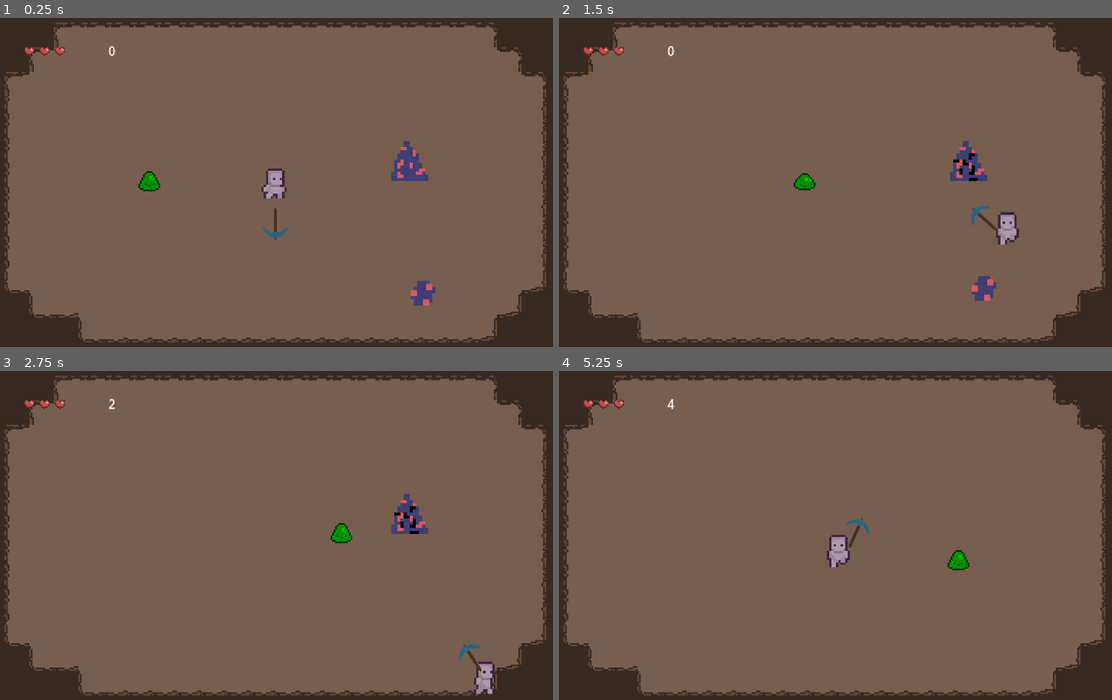
Above: before the commit, frames 1-4 (two rows, left to right).
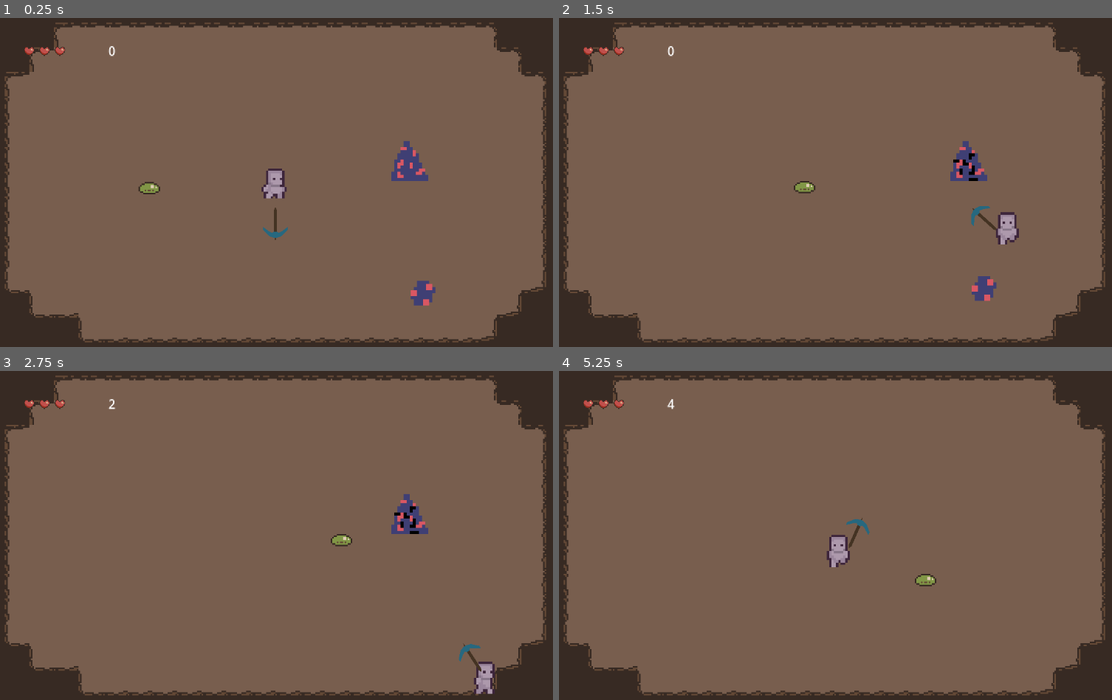
Above: after the commit, the same moments.

Repository: noahstelmak/dig-dig-down
Game: Godot game, scene res://floor_i.tscn
The game is run twice, just before and just after one commit, with the same random seed, the same clock (stepped at 60 frames per second) and the same inputs.
Inputs (mouse positions are in pixels of both pictures, inside the frame that each line leads up to):
- Up to frame 1 (0.25 s): no input
- Up to frame 2 (1.5 s): tap Enter (ui_accept) at 0.5, 0.77 s; move the mouse to (962, 166) at 0.52 s; hold D (right) 0.53-1.28 s; click (962, 166) at 0.6 s; move the mouse to (713, 198) at 1.27 s; hold S (down) from 1.28 s (still down); click (713, 198) at 1.35 s
- Up to frame 3 (2.75 s): tap Enter (ui_accept) at 1.52 s; move the mouse to (331, 463) at 2.02 s; release S (down) at 2.03 s; hold D (right) from 2.03 s (still down); click (331, 463) at 2.1 s
- Up to frame 4 (5.25 s): move the mouse to (802, 601) at 2.77 s; release D (right) at 2.78 s; hold W (up) 2.78-3.53 s; click (802, 601) at 2.85 s; tap Enter (ui_accept) at 3.02, 3.77, 4.52 s; move the mouse to (1012, 584) at 3.52 s; hold A (left) 3.53-5.03 s; click (1012, 584) at 3.6 s; move the mouse to (658, 486) at 4.27 s; click (658, 486) at 4.35 s; move the mouse to (863, 535) at 5.02 s; hold S (down) from 5.03 s (still down); click (863, 535) at 5.1 s

The runs differ from the first frame. In frame 1, 0.2% of the frame differs, in the area x 24-29%, y 46-54%; in frame 2, 0.2%; in frame 3, 0.2%; in frame 4, 0.3%, in the area x 64-75%, y 54-66%.

Commit message:
player takes damage now

Diff:
--- a/scenes/entities/enemies/enemy.gd
+++ b/scenes/entities/enemies/enemy.gd
@@ -15,12 +15,13 @@
 		return
 	invunabler = true
 
+	$AnimationPlayer.play("damage")
+
 	var knockback_direction = font_of_damage_position.direction_to(global_position)
 	knockback = knockback_direction * knockback_power
 
 	current_health -= damage
 	current_health = clamp(current_health, 0.0, max_health)
-	print(current_health)
 
 	if current_health <= 0.0:
 		imdying.emit()
--- a/scenes/entities/enemies/slaymie/slaymie.gd
+++ b/scenes/entities/enemies/slaymie/slaymie.gd
@@ -14,7 +14,6 @@
 
 
 func _physics_process(delta: float) -> void:
-
 	if isDying:
 		if $AnimatedSprite2D.is_playing():
 			return;
@@ -24,15 +23,15 @@
 			return
 
 	if target:
-		modulate = "#fb0000"
 		targetCooldown -= delta
-		$AnimatedSprite2D.play("Jump")
 		if targetCooldown <= 0:
 			nav.target_position = target.global_position
 			targetCooldown = targetRefresh
+
+	if velocity:
+		$AnimatedSprite2D.play("Jump")
 	else:
 		$AnimatedSprite2D.play("Idle")
-		modulate = "#00fb00"
 
 	var dir = Vector2.ZERO;
 
@@ -47,15 +46,18 @@
 
 	move_and_slide()
 
+
 func _on_area_2d_body_entered(body: Node2D) -> void:
 	if body is Player:
 		targetCooldown = 0
 		target = body
 
+
 func _on_area_2d_body_exited(body: Node2D) -> void:
 	if body is Player:
 		target = null
 
+
 func _on_imdying():
 	$AnimatedSprite2D.play("Die");
 	isDying = true;
--- a/scenes/entities/enemies/slaymie/slaymie.tscn
+++ b/scenes/entities/enemies/slaymie/slaymie.tscn
@@ -1,7 +1,13 @@
-[gd_scene load_steps=16 format=3 uid="uid://5eh1gjfjv5iy"]
+[gd_scene load_steps=21 format=3 uid="uid://5eh1gjfjv5iy"]
 
+[ext_resource type="Shader" path="res://scripts/utils/flash.gdshader" id="1_btvpw"]
 [ext_resource type="Script" path="res://scenes/entities/enemies/slaymie/slaymie.gd" id="1_rxi8c"]
 [ext_resource type="Texture2D" uid="uid://do3py3ni52yps" path="res://assets/DwarvenDelve/Characters/Enemies/SlimeSheet.png" id="2_h48ov"]
+
+[sub_resource type="ShaderMaterial" id="ShaderMaterial_ksceq"]
+shader = ExtResource("1_btvpw")
+shader_parameter/flash_color = Color(1, 0, 0, 1)
+shader_parameter/flash_value = 0.0
 
 [sub_resource type="AtlasTexture" id="AtlasTexture_tjrhy"]
 atlas = ExtResource("2_h48ov")
@@ -95,19 +101,56 @@
 size = Vector2(32, 32)
 
 [sub_resource type="CircleShape2D" id="CircleShape2D_emrgq"]
-radius = 84.006
+radius = 268.477
+
+[sub_resource type="Animation" id="Animation_ut3rt"]
+length = 0.001
+tracks/0/type = "value"
+tracks/0/imported = false
+tracks/0/enabled = true
+tracks/0/path = NodePath("AnimatedSprite2D:material:shader_parameter/flash_value")
+tracks/0/interp = 1
+tracks/0/loop_wrap = true
+tracks/0/keys = {
+"times": PackedFloat32Array(0),
+"transitions": PackedFloat32Array(1),
+"update": 0,
+"values": [0.0]
+}
+
+[sub_resource type="Animation" id="Animation_gd34s"]
+resource_name = "damage"
+length = 0.4
+tracks/0/type = "value"
+tracks/0/imported = false
+tracks/0/enabled = true
+tracks/0/path = NodePath("AnimatedSprite2D:material:shader_parameter/flash_value")
+tracks/0/interp = 1
+tracks/0/loop_wrap = true
+tracks/0/keys = {
+"times": PackedFloat32Array(0, 0.2, 0.4),
+"transitions": PackedFloat32Array(1, 1, 1),
+"update": 0,
+"values": [0.0, 1.0, 0.0]
+}
+
+[sub_resource type="AnimationLibrary" id="AnimationLibrary_5kp1y"]
+_data = {
+"RESET": SubResource("Animation_ut3rt"),
+"damage": SubResource("Animation_gd34s")
+}
 
 [node name="Slaymie" type="CharacterBody2D"]
-modulate = Color(0.984314, 0, 0, 1)
 motion_mode = 1
 wall_min_slide_angle = 0.0
 script = ExtResource("1_rxi8c")
 
 [node name="AnimatedSprite2D" type="AnimatedSprite2D" parent="."]
 texture_filter = 1
+material = SubResource("ShaderMaterial_ksceq")
 scale = Vector2(2, 2)
 sprite_frames = SubResource("SpriteFrames_on3pu")
-animation = &"Die"
+animation = &"Jump"
 
 [node name="CollisionShape2D" type="CollisionShape2D" parent="."]
 shape = SubResource("RectangleShape2D_un4ls")
@@ -120,6 +163,11 @@
 [node name="CollisionShape2D" type="CollisionShape2D" parent="Area2D"]
 shape = SubResource("CircleShape2D_emrgq")
 
+[node name="AnimationPlayer" type="AnimationPlayer" parent="."]
+libraries = {
+"": SubResource("AnimationLibrary_5kp1y")
+}
+
 [connection signal="imdying" from="." to="." method="_on_imdying"]
 [connection signal="body_entered" from="Area2D" to="." method="_on_area_2d_body_entered"]
 [connection signal="body_exited" from="Area2D" to="." method="_on_area_2d_body_exited"]
--- a/scenes/entities/player/player.gd
+++ b/scenes/entities/player/player.gd
@@ -5,6 +5,7 @@
 @export var MAX_HEALTH: float = 100.0;
 @export var HEALTH: float = MAX_HEALTH;
 
+var knockback = Vector2.ZERO
 
 func _ready():
 	pass
@@ -51,8 +52,23 @@
 		$AnimatedSprite2D.play("walk_back");
 
 func handle_movement(direction: Vector2):
-	velocity = direction * SPEED;
+	velocity = direction * SPEED + knockback
+	knockback = knockback.lerp(Vector2.ZERO, 0.1)
 
 func _physics_process(_delta):
 	get_input();
 	move_and_slide();
+
+
+func _on_hit_box_body_entered(body: Node2D) -> void:
+	if body is Enemy:
+		Globals.PLAYER_HEALTH -= 1
+
+		if Globals.PLAYER_HEALTH <= 0:
+			queue_free()
+
+		$DamageAnimation.play("damage")
+
+		var knockbackForce = global_position.direction_to(body.global_position) * 500
+		body.knockback = knockbackForce
+		knockback = knockbackForce * -1
--- a/scenes/entities/player/player.tscn
+++ b/scenes/entities/player/player.tscn
@@ -1,8 +1,14 @@
-[gd_scene load_steps=24 format=3 uid="uid://p81ukddxm5cl"]
+[gd_scene load_steps=30 format=3 uid="uid://p81ukddxm5cl"]
 
 [ext_resource type="Script" path="res://scenes/entities/player/player.gd" id="1_g55rq"]
 [ext_resource type="PackedScene" uid="uid://doionhaksnvao" path="res://scenes/entities/player/dig_tool.tscn" id="2_7r63m"]
+[ext_resource type="Shader" path="res://scripts/utils/flash.gdshader" id="2_y7s7a"]
 [ext_resource type="Texture2D" uid="uid://gi1mhh6guufq" path="res://assets/sprites/Prototype_Character/Prototype_Character.png" id="3_jvhbg"]
+
+[sub_resource type="ShaderMaterial" id="ShaderMaterial_rqu50"]
+shader = ExtResource("2_y7s7a")
+shader_parameter/flash_color = Color(1, 0.377991, 0.31005, 1)
+shader_parameter/flash_value = 0.0
 
 [sub_resource type="AtlasTexture" id="AtlasTexture_m8jhq"]
 atlas = ExtResource("3_jvhbg")
@@ -165,11 +171,53 @@
 
 [sub_resource type="CircleShape2D" id="CircleShape2D_utw1k"]
 
+[sub_resource type="CapsuleShape2D" id="CapsuleShape2D_30krh"]
+radius = 12.0
+height = 44.0
+
+[sub_resource type="Animation" id="Animation_3yawh"]
+resource_name = "damage"
+length = 0.4
+tracks/0/type = "value"
+tracks/0/imported = false
+tracks/0/enabled = true
+tracks/0/path = NodePath("AnimatedSprite2D:material:shader_parameter/flash_value")
+tracks/0/interp = 1
+tracks/0/loop_wrap = true
+tracks/0/keys = {
+"times": PackedFloat32Array(0, 0.2, 0.4),
+"transitions": PackedFloat32Array(1, 1, 1),
+"update": 0,
+"values": [0.0, 1.0, 0.0]
+}
+
+[sub_resource type="Animation" id="Animation_r4rhl"]
+length = 0.001
+tracks/0/type = "value"
+tracks/0/imported = false
+tracks/0/enabled = true
+tracks/0/path = NodePath("AnimatedSprite2D:material:shader_parameter/flash_value")
+tracks/0/interp = 1
+tracks/0/loop_wrap = true
+tracks/0/keys = {
+"times": PackedFloat32Array(0),
+"transitions": PackedFloat32Array(1),
+"update": 0,
+"values": [0.0]
+}
+
+[sub_resource type="AnimationLibrary" id="AnimationLibrary_02ait"]
+_data = {
+"RESET": SubResource("Animation_r4rhl"),
+"damage": SubResource("Animation_3yawh")
+}
+
 [node name="Player" type="CharacterBody2D"]
 script = ExtResource("1_g55rq")
 
 [node name="AnimatedSprite2D" type="AnimatedSprite2D" parent="."]
 texture_filter = 1
+material = SubResource("ShaderMaterial_rqu50")
 scale = Vector2(3, 3)
 sprite_frames = SubResource("SpriteFrames_ooesi")
 animation = &"idle_side"
@@ -181,6 +229,15 @@
 
 [node name="DigTool" parent="." instance=ExtResource("2_7r63m")]
 position = Vector2(0, -1)
-dig_power = 30.0
-pain_power = 10.0
-knockback_power = 1000
+
+[node name="HitBox" type="Area2D" parent="."]
+
+[node name="CollisionShape2D" type="CollisionShape2D" parent="HitBox"]
+shape = SubResource("CapsuleShape2D_30krh")
+
+[node name="DamageAnimation" type="AnimationPlayer" parent="."]
+libraries = {
+"": SubResource("AnimationLibrary_02ait")
+}
+
+[connection signal="body_entered" from="HitBox" to="." method="_on_hit_box_body_entered"]
--- /dev/null
+++ b/scripts/utils/flash.gdshader
@@ -0,0 +1,10 @@
+shader_type canvas_item;
+
+uniform vec4 flash_color : source_color;
+uniform float flash_value : hint_range(0.0, 1.0, 0.1);
+
+void fragment() {
+	vec4 texture_color = texture(TEXTURE, UV);
+	COLOR = mix(texture_color, flash_color, flash_value);
+	COLOR.a = texture_color.a;
+}
Not shown, added: assets/audio/coin_drop1.mp3.import
Not shown, added: assets/audio/falling-bomb-41038.mp3.import
Not shown: 1 places in assets/tilesets/DwarvenDelveTileset.tres that only renumber resources
Not shown: 1 places in floor_i.tscn that only renumber resources
Not shown, added: scenes/entities/player/pickaxe_hit1.mp3.import
Not shown, added: scenes/entities/player/pickaxe_hit2.mp3.import
